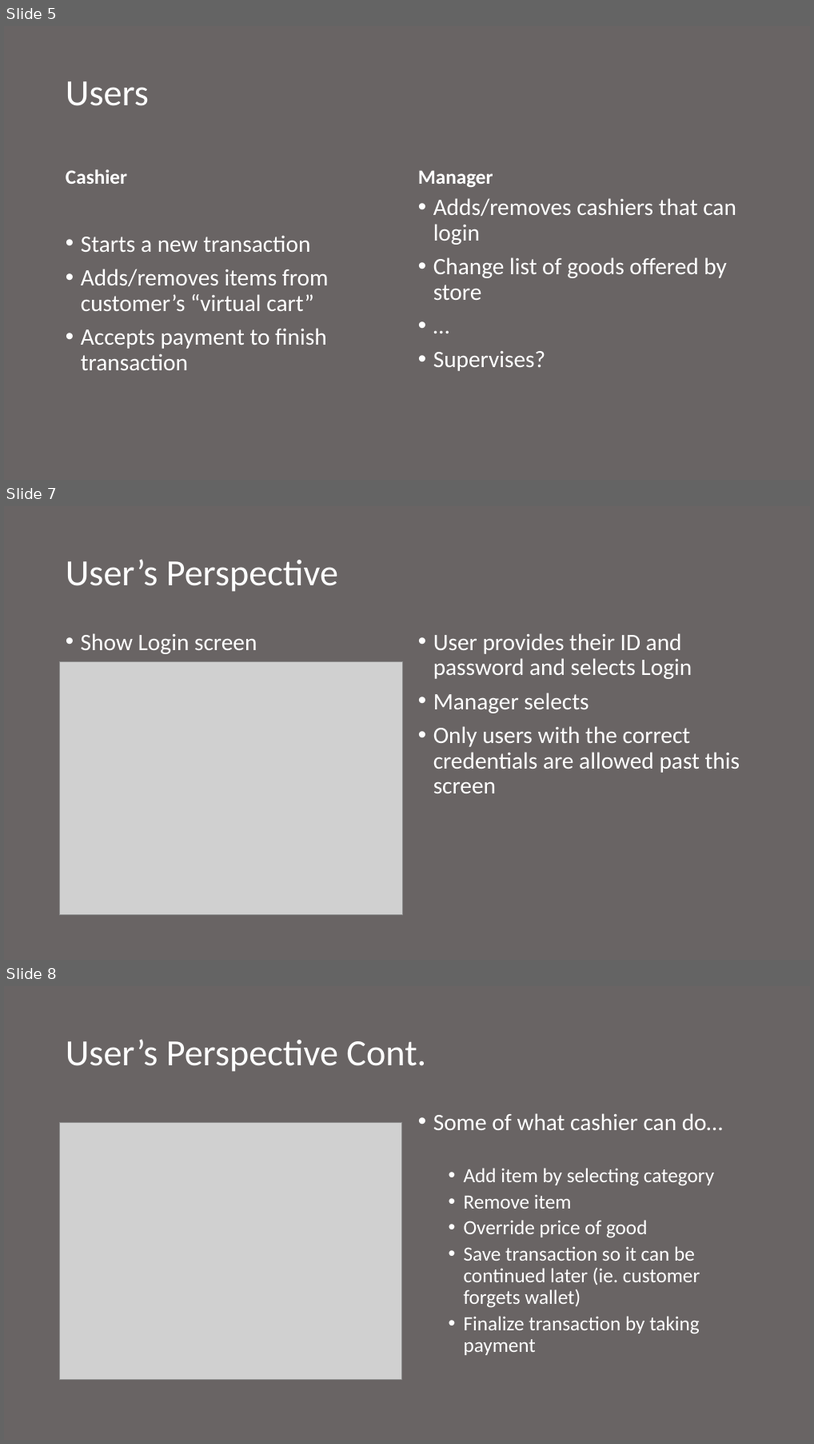
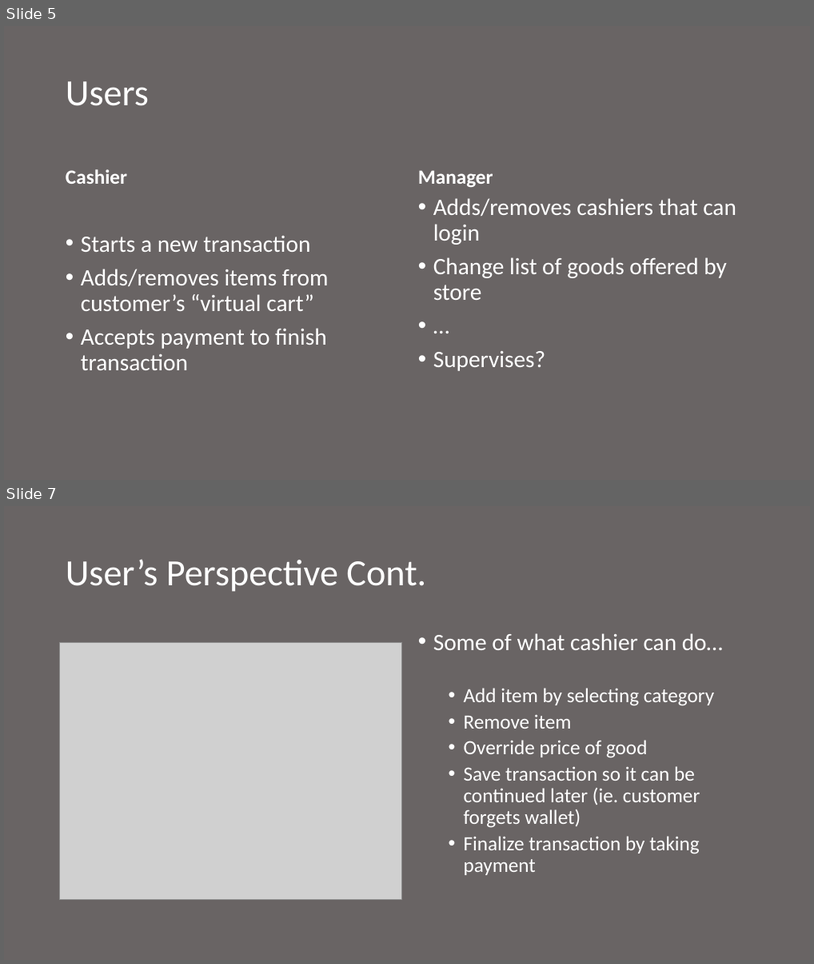
Before and after one commit to boltu11/DashForCash, a slide deck: Presentation.pptx. Shown one above the other, each under a label of ours: slides 5, 7 and 8 before the commit, slides 5 and 7 after it; the slides between them are not shown. The pictures are 814x1444 and 814x964 pixels, drawn with LibreOffice and Linux fonts; fonts in the diff are those of the drawing; grey boxes stand for pictures. Boxes give left, top, right and bottom in pixels: in the first picture for what was removed or moved away, otherwise in the second. Text is boxed around its words. In the diff, an @@ line names an element or a change of style, - is before the commit and + after.

Commit message:
Finished Presentation. Used diagram for Hardeep's screen, but can change that tomorrow morning

```diff
--- a/Presentation.pptx
+++ b/Presentation.pptx
@@ slide 7 removed at bbox=[4, 506, 810, 960], background #696464 @@
@@ title removed at bbox=[66, 559, 338, 592] @@
-User’s Perspective
@@ text removed at bbox=[81, 633, 257, 654] @@
-• Show Login screen
@@ text removed at bbox=[434, 633, 740, 793] @@
-• User provides their ID and password and selects Login
-• Manager selects
-• Only users with the correct credentials are allowed past this screen
@@ picture removed at bbox=[60, 662, 403, 915] @@
@@ what was slide 8 is now slide 7 @@
```
Also in this commit, not shown: 6 slides changed, 6 slides added, 2 other slides removed.
